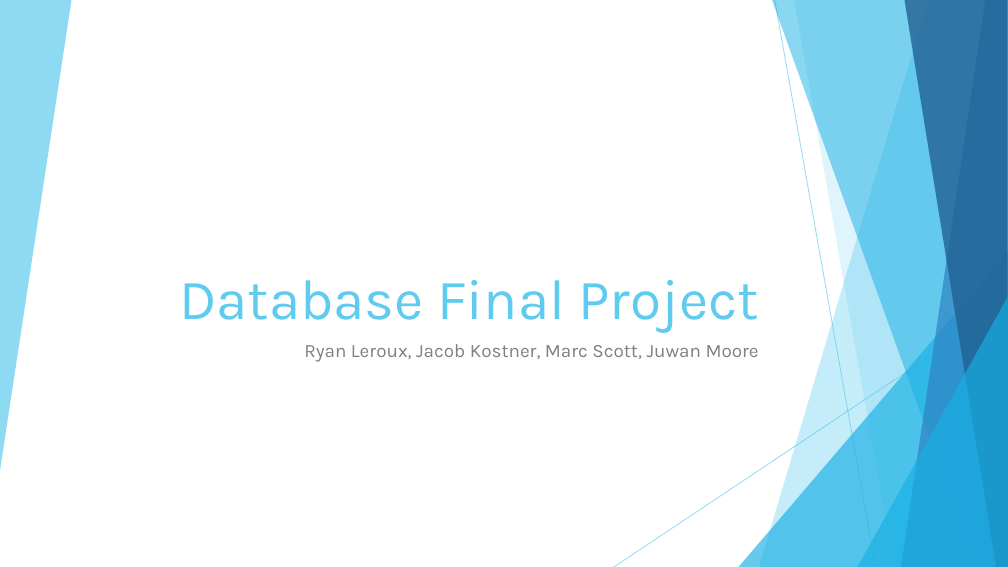
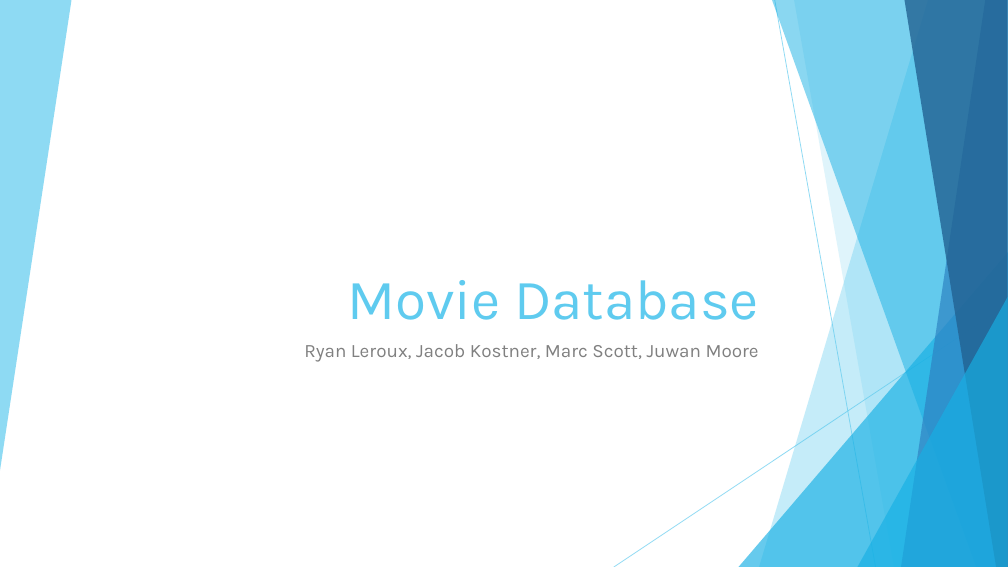
Before and after one commit to jckostner/probable-octo-succotash, a slide deck: slide 1 of Database Final Project.pptx. Drawn at 1008x567 pixels with LibreOffice and Linux fonts; fonts in the diff are those of the drawing. Boxes give left, top, right and bottom in pixels: in the first picture for what was removed or moved away, otherwise in the second. Text is boxed around its words. In the diff, an @@ line names an element or a change of style, - is before the commit and + after.

```diff
--- a/Database Final Project.pptx
+++ b/Database Final Project.pptx
@@ title at [347,280,759,320]: text changed @@
-Database Final Project
+Movie Database
```
Also in this commit, not shown: 3 other slides changed, 2 slides added.
